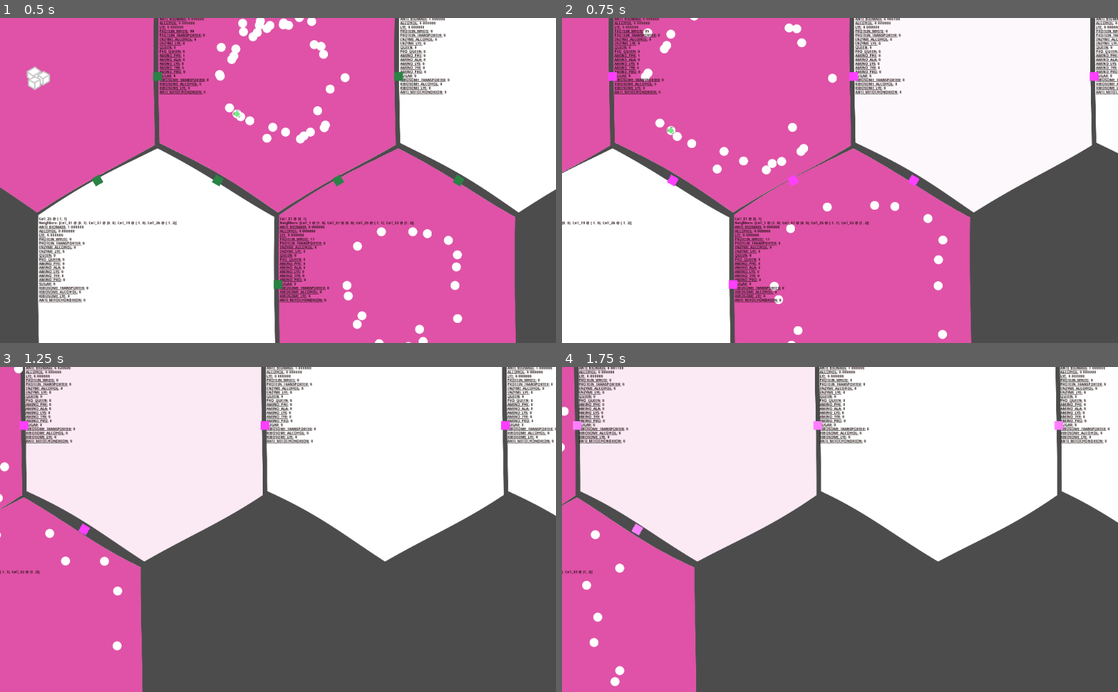
Above: before the commit, frames 1-4 (two rows, left to right).
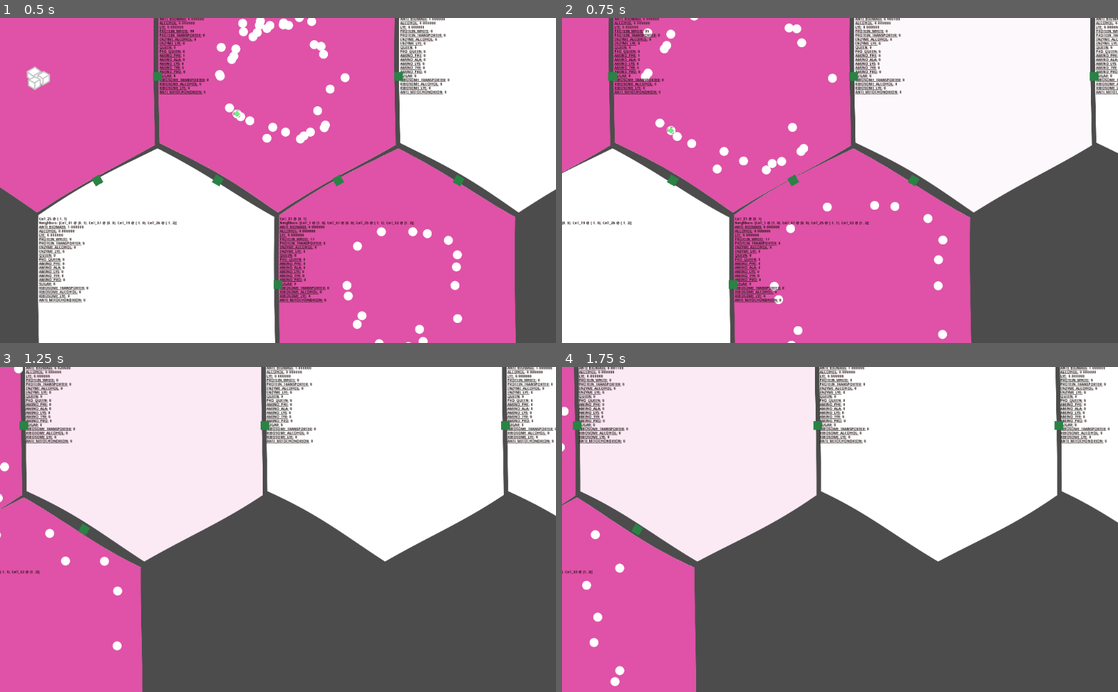
Above: after the commit, the same moments.

Repository: tobyp/hackathon2020
Game: Godot game, scene res://main.tscn
Same seed, same stepped clock (60 frames per second), same inputs: the game is played once before the commit and once after it.
Inputs (mouse positions are in pixels of both pictures, inside the frame that each line leads up to):
- Up to frame 1 (0.5 s): no input
- Up to frame 2 (0.75 s): tap Enter at 0.5 s; move the mouse to (962, 164) at 0.52 s; hold D from 0.53 s (still down); click (962, 164) at 0.67 s
- Up to frame 3 (1.25 s): keep holding D
- Up to frame 4 (1.75 s): release D at 1.25 s; drag from (728, 545) to (812, 594) at 1.27 s

Frame 1 is identical in both runs. In frame 2, 0.3% of the frame differs, in the area x 8-97%, y 16-84%; in frame 3, 0.2%; in frame 4, 0.2%.

Commit message:
handle tunnel gui clicks uniquely for each tunnel

Diff:
--- a/ui/MyColorRect.gd
+++ b/ui/MyColorRect.gd
@@ -9,11 +9,12 @@
 func _ready():
 	pass # Replace with function body.
 
-func _input(event):
+func _gui_input(event):
 	if event is InputEventMouseButton:
-		if event.is_pressed():
+		if event.button_index == BUTTON_LEFT and event.pressed:
 			state_index = (state_index + 1) % 4
 			color = Color(1,state_index/4.0,1)
+
 
 # Called every frame. 'delta' is the elapsed time since the previous frame.
 #func _process(delta):
